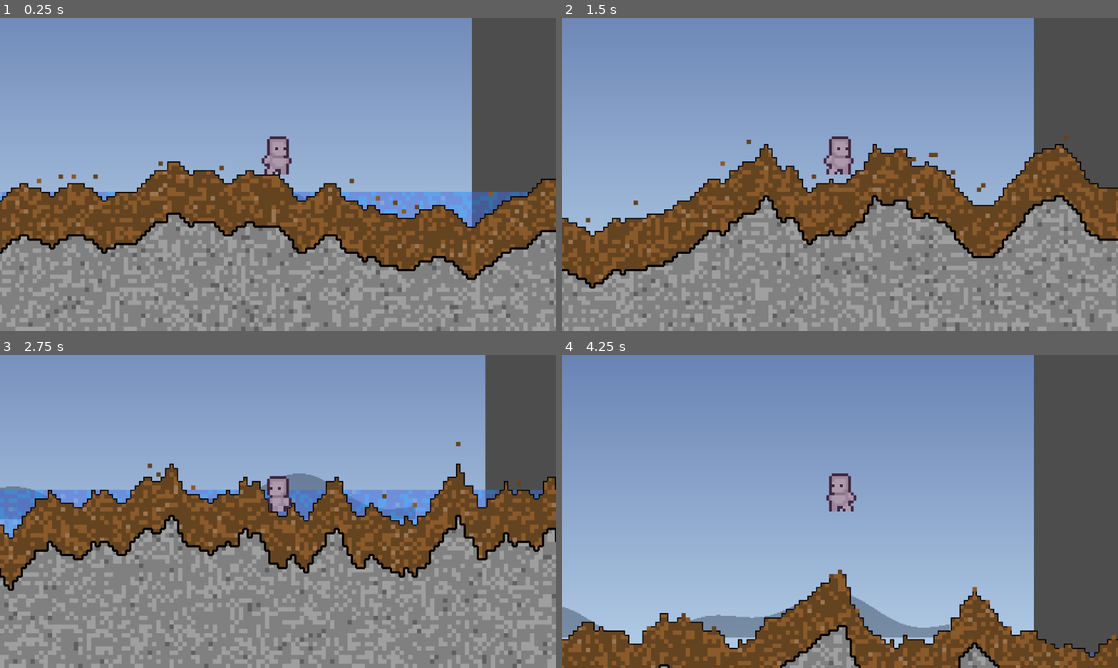
Above: before the commit, frames 1-4 (two rows, left to right).
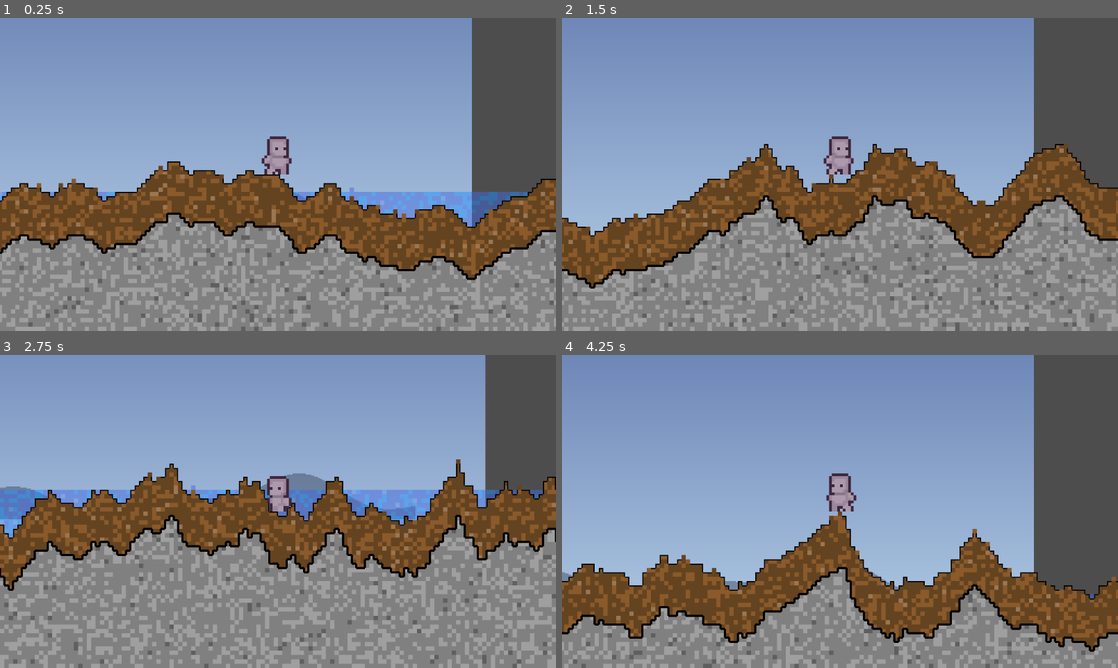
Above: after the commit, the same moments.

Repository: MessrsBrightside/pixel-mixel
Game: Godot game, scene res://scenes/main.tscn
Two runs of this game, one before a commit and one after it. Both use one fixed random seed, a clock stepped at 60 frames per second and the inputs below.
Inputs (mouse positions are in pixels of both pictures, inside the frame that each line leads up to):
- Up to frame 1 (0.25 s): no input
- Up to frame 2 (1.5 s): tap Enter (ui_accept) at 0.5, 0.77 s; move the mouse to (812, 237) at 0.52 s; hold Up from 0.53 s (still down); tap 1 at 0.6 s; click (812, 237) at 0.67 s; move the mouse to (1006, 221) at 1.27 s; tap 2 at 1.35 s
- Up to frame 3 (2.75 s): tap Enter (ui_accept) at 1.52 s; move the mouse to (111, 464) at 2.02 s; release Up at 2.03 s; hold Left (ui_left) from 2.03 s (still down); tap 3 at 2.1 s
- Up to frame 4 (4.25 s): move the mouse to (867, 511) at 2.77 s; tap 4 at 2.85 s; click (867, 511) at 2.92 s; tap Enter (ui_accept) at 3.02, 3.77 s; move the mouse to (756, 433) at 3.52 s; release Left (ui_left) at 3.53 s; hold Down from 3.53 s (still down); tap 5 at 3.6 s

The runs differ from the first frame. In frame 1, 0.4% of the frame differs, in the area x 6-89%, y 45-65%; in frame 2, 0.4%; in frame 3, 0.2%; in frame 4, 32%, in the area x 0-100%, y 50-100%.

Commit message:
Perf: render only every 6th frame during settling, reduce attack ticks to 2

Diff:
--- a/scenes/main.gd
+++ b/scenes/main.gd
@@ -11,6 +11,7 @@
 var _ticks_per_frame: int = 50
 var _label: Label
 var _total_ticks: int = 0
+var _render_frame_count: int = 0
 var _player: Player
 var _camera: Camera2D
 var _parallax_bg: ParallaxBG
@@ -60,11 +61,17 @@
 		else:
 			break
 	if moved:
-		var dirty := _simulator.get_dirty_rect()
-		if dirty.size.x > 0:
-			_renderer.mark_dirty_region(dirty)
+		# Only re-render every 6th frame to stay responsive
+		_render_frame_count += 1
+		if _render_frame_count % 6 == 0:
+			var dirty := _simulator.get_dirty_rect()
+			if dirty.size.x > 0 and dirty.size.x < 200:
+				_renderer.mark_dirty_region(dirty)
+			else:
+				_renderer.render_dirty()
 	if not moved:
 		_settling = false
+		_renderer.render()
 		_update_label("settled (seed %d, %d ticks)" % [_current_seed, _total_ticks])
 	else:
 		_update_label("settling seed %d... tick %d" % [_current_seed, _total_ticks])
@@ -165,5 +172,5 @@
 
 func _on_player_attacked() -> void:
 	_settling = true
-	_ticks_per_frame = 5  # fewer ticks during gameplay for responsiveness
+	_ticks_per_frame = 2
 	_renderer.render()
--- a/scripts/render/chunk_renderer.gd
+++ b/scripts/render/chunk_renderer.gd
@@ -43,8 +43,7 @@
 
 
 func render_dirty() -> void:
-	## Fast update: re-render only chunks that the simulator moved.
-	## Call this instead of render() after small changes.
+	## Just re-upload existing images to GPU (no pixel recalc).
 	if _bg_img == null:
 		render()
 		return
@@ -53,7 +52,10 @@
 
 
 func mark_dirty_region(rect: Rect2i) -> void:
-	## Re-render a rectangular region of chunks (after sim tick or attack).
+	## Re-render a rectangular region of chunks and upload.
+	if _bg_img == null:
+		render()
+		return
 	var x0 := maxi(rect.position.x - 1, 0)
 	var y0 := maxi(rect.position.y - 1, 0)
 	var x1 := mini(rect.end.x + 1, grid.get_size().x)
@@ -62,6 +64,7 @@
 		for x in range(x0, x1):
 			_clear_chunk(x, y)
 			_render_chunk(x, y)
+	# Use set_data to update only — avoids full image copy
 	_bg_tex.update(_bg_img)
 	_fg_tex.update(_fg_img)
 
